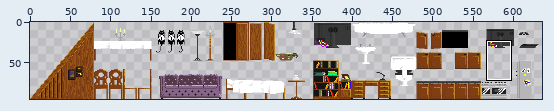
Sprite sheet: Assets/Resources/Textures/Furniture.png. The picture above shows the old version from afar; the outline marks the close-up.
Close-up. Earlier state:
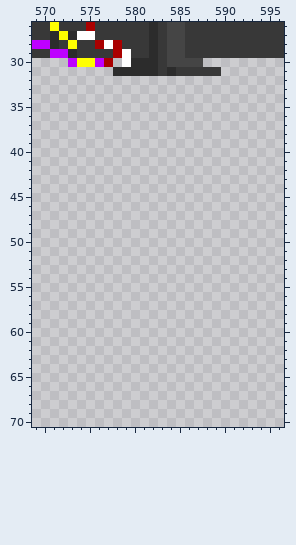
The file is 640x96 pixels. Shown: x 569..596, y 26..70. The wide view leaves out empty margins.
After:
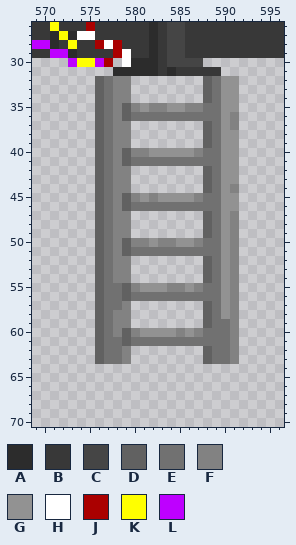
Palette (. is transparent): A #2c2c2c  B #383838  C #454545  D #616161  E #717171  F #828282  G #929292  H #ffffff  J #aa0000  K #ffff00  L #be00ff
The commit says: Metal Ladder So metal it rusts in the shower.
Difference:
Changed rows in their new state; - is an unchanged pixel.
first column x 576:
32 DEFF--------DEGG
33 DEFF--------DEGG
34 DEFF--------DEGG
35 DEFDFGFFGGFFEEGG
36 DEFDEEEEEEEEEEGF
37 DEFF--------DEGF
38 DEFF--------DEGG
39 DEFF--------DEGG
40 DEFDFFGGGGGFEEGG
41 DEFDEEEEEEEEEEGG
42 DEFF--------DEGG
43 DEFF--------DEGG
44 DEFF--------DEGF
45 DEFDFGFGGGGFEEGG
46 DEFDEEEEEEEEEEGG
47 DEFF--------DEGF
48 DEFF--------DEGF
49 DEFF--------DEGF
50 DEFDFFGFFGGFEEGF
51 DEFDEEEEEEEEEEGF
52 DEFF--------DEGF
53 DEFF--------DEGF
54 DEFF--------DEGF
55 DEEDFGGGFFGFEEGF
56 DEEDEEEEEEEEEEGF
57 DEEF--------DEGF
58 DEFF--------DEGF
59 DEFF--------DEEF
60 DEFDFGGGGFGFEEEF
61 DEEDEEEEEEEEEEEF
62 DEEF--------DEEF
63 DEEF--------DEEF
Boxes around the changes in both close-ups, in picture pixels (x1, y1, x2, y2):
added: (95, 76, 239, 364)
